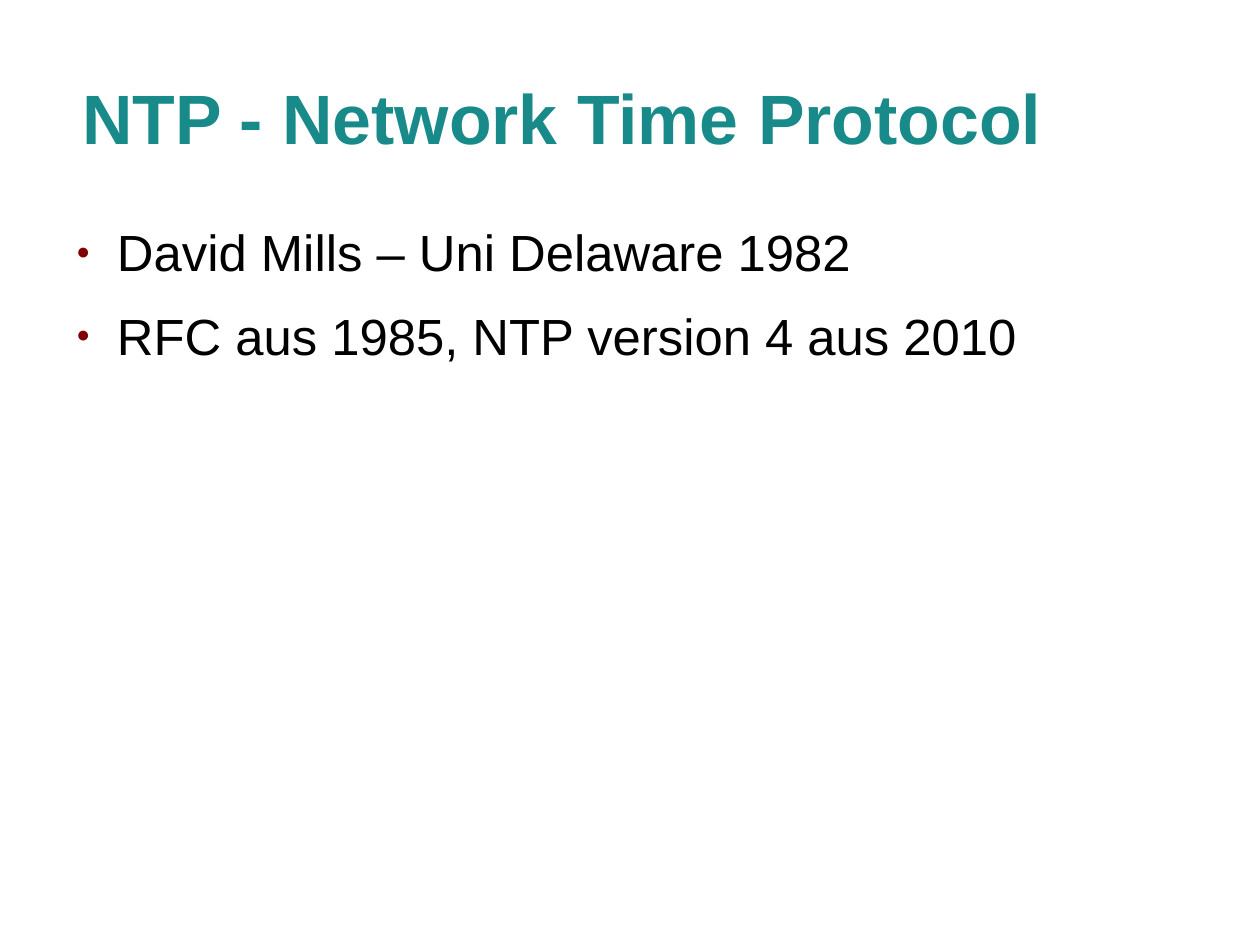
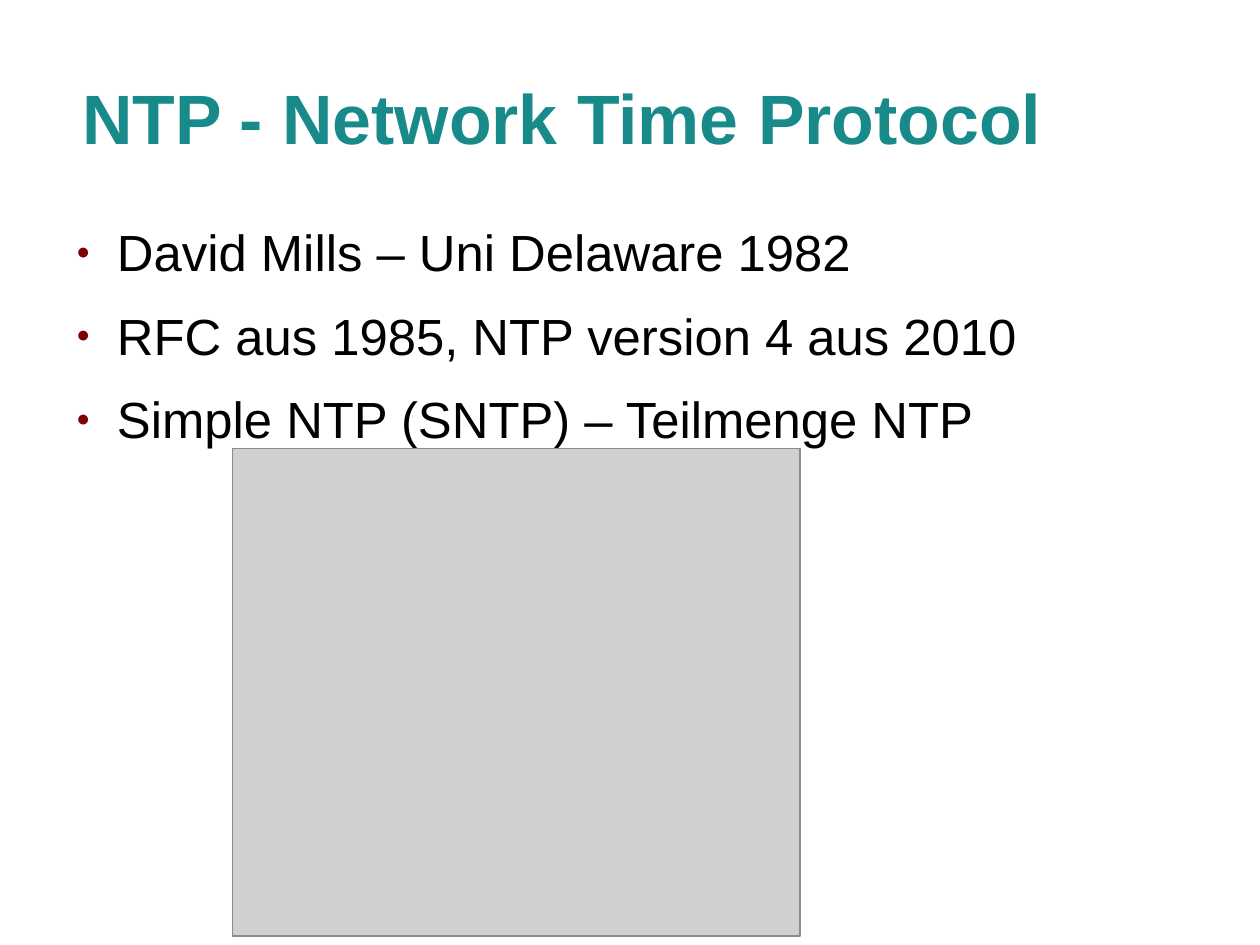
Before and after one commit to jlusticky/Bachelor-thesis, a slide deck: slide 6 of kolloquium/kolloquium.odp (slide 5 before the commit). Drawn at 1260x945 pixels with LibreOffice and Linux fonts; fonts in the diff are those of the drawing; grey boxes stand for pictures; background and template pictures are left out. Boxes give left, top, right and bottom in pixels: in the first picture for what was removed or moved away, otherwise in the second. Text is boxed around its words. In the diff, an @@ line names an element or a change of style, - is before the commit and + after.

```diff
--- a/kolloquium/kolloquium.odp
+++ b/kolloquium/kolloquium.odp
@@ text at [117,401,973,449]: paragraph added @@
+● Simple NTP (SNTP) – Teilmenge NTP
@@ picture added at [233,448,800,936] @@
```
Also in this commit, not shown: 5 slides added, 9 other files.
